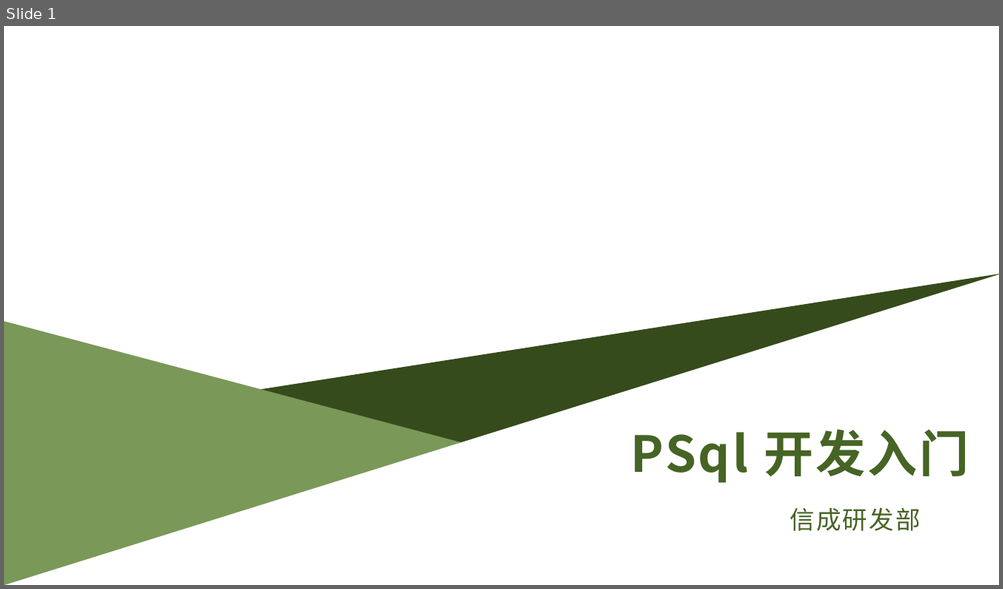
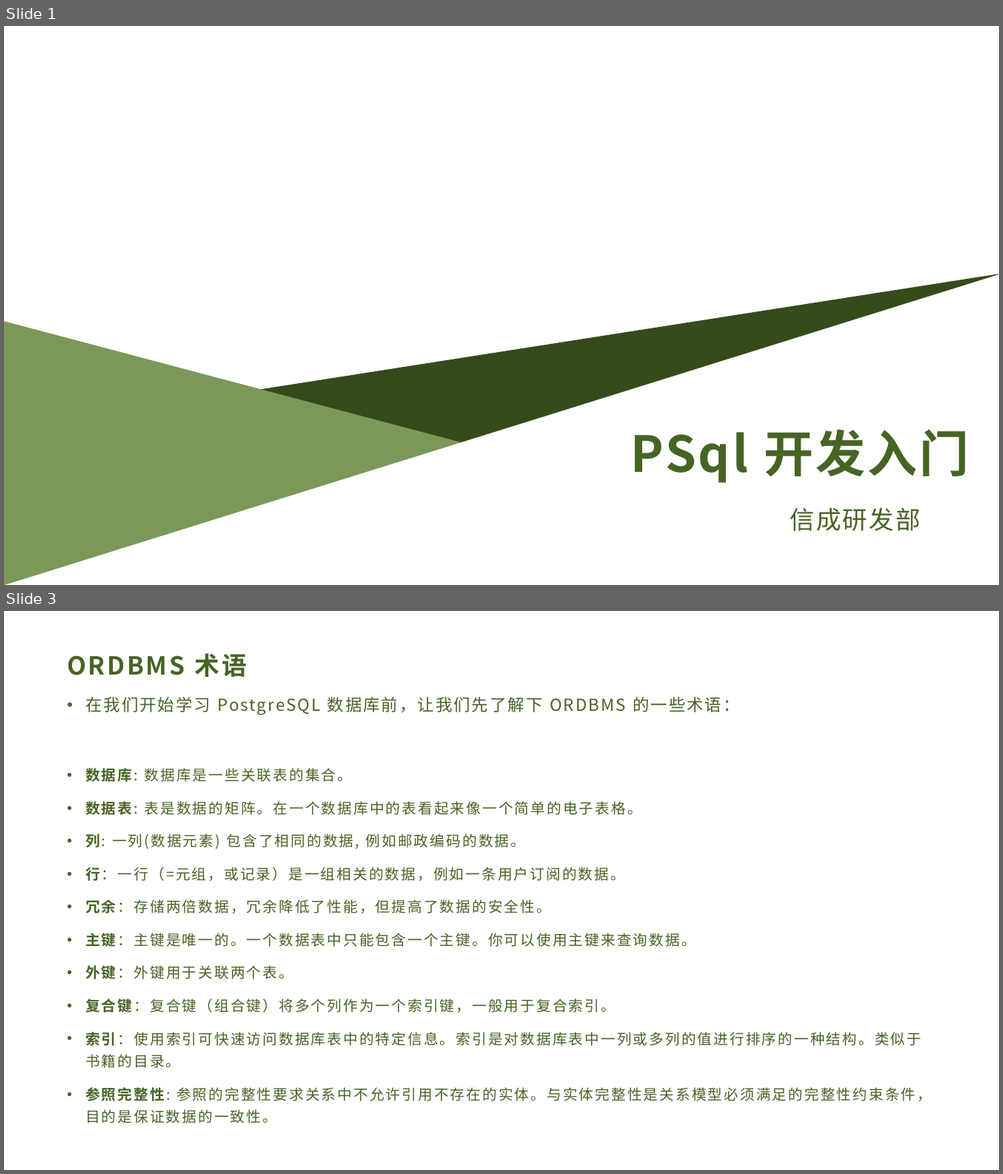
Before and after one commit to dyg540/cpp-study-2020, a slide deck: PSql入门.pptx. Shown one above the other, each under a label of ours: slide 1 before the commit, slides 1 and 3 after it; the slides between them are not shown. The pictures are 1003x589 and 1003x1174 pixels, drawn with LibreOffice and Linux fonts; fonts in the diff are those of the drawing; background and template pictures are left out. Boxes give left, top, right and bottom in pixels: in the first picture for what was removed or moved away, otherwise in the second. Text is boxed around its words. In the diff, an @@ line names an element or a change of style, - is before the commit and + after.

```diff
--- a/PSql入门.pptx
+++ b/PSql入门.pptx
@@ slide 3 added at (4,611,999,1170), background #FFFFFF @@
@@ title added at (67,653,247,677), 24 pt, text #466424, bold @@
+ORDBMS 术语
@@ text added at (85,697,931,1124), 14 pt, text #466424 @@
+• 在我们开始学习 PostgreSQL 数据库前，让我们先了解下 ORDBMS 的一些术语：
+• 数据库: 数据库是一些关联表的集合。
+• 数据表: 表是数据的矩阵。在一个数据库中的表看起来像一个简单的电子表格。
+• 列: 一列(数据元素) 包含了相同的数据, 例如邮政编码的数据。
+• 行：一行（=元组，或记录）是一组相关的数据，例如一条用户订阅的数据。
+• 冗余：存储两倍数据，冗余降低了性能，但提高了数据的安全性。
+• 主键：主键是唯一的。一个数据表中只能包含一个主键。你可以使用主键来查询数据。
+• 外键：外键用于关联两个表。
+• 复合键：复合键（组合键）将多个列作为一个索引键，一般用于复合索引。
+• 索引：使用索引可快速访问数据库表中的特定信息。索引是对数据库表中一列或多列的值进行排序的一种结构。类似于书籍的目录。
+• 参照完整性: 参照的完整性要求关系中不允许引用不存在的实体。与实体完整性是关系模型必须满足的完整性约束条件，目的是保证数据的一致性。
```
Also in this commit, not shown: 1 slide changed, 15 other slides added, 1 slide removed, 3 other files.
